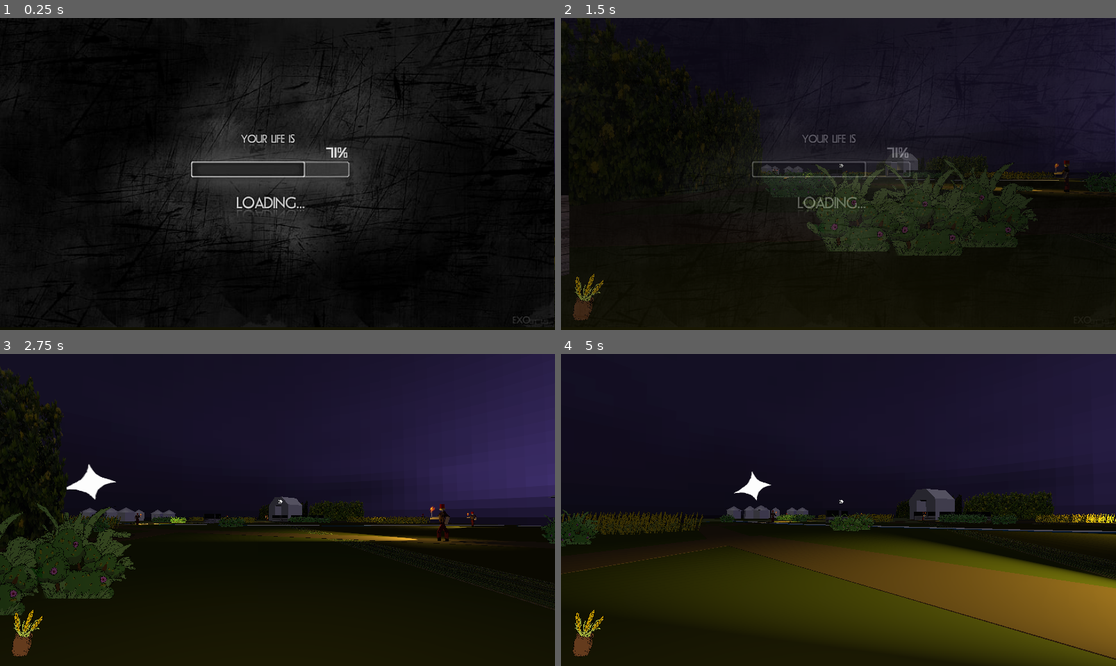
Above: before the commit, frames 1-4 (two rows, left to right).
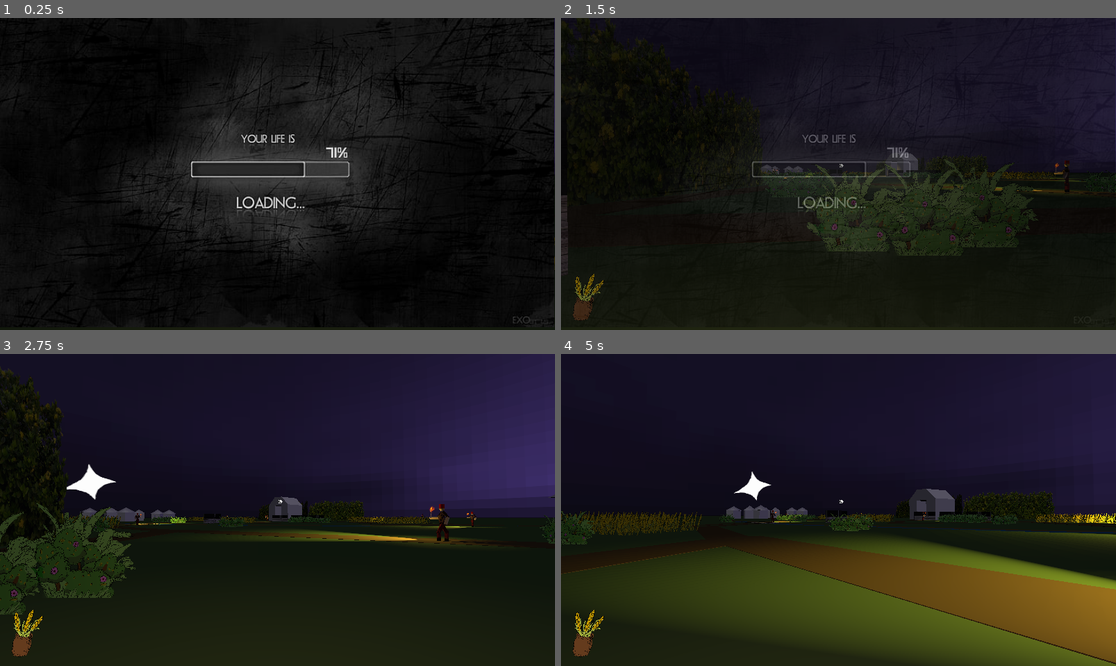
Above: after the commit, the same moments.

Repository: archiebh/RealLudumDareSerfs
Game: Godot game, scene res://Scenes/Level1.tscn
Same seed, same stepped clock (60 frames per second), same inputs: the game is played once before the commit and once after it. This scene is started directly instead of the project's main scene. Sound files missing from this copy of the repository are replaced by a short silence.
Inputs (mouse positions are in pixels of both pictures, inside the frame that each line leads up to):
- Up to frame 1 (0.25 s): no input
- Up to frame 2 (1.5 s): tap Enter at 0.5 s; move the mouse to (866, 174) at 0.52 s; hold W (forward) from 0.53 s (still down); tap Shift (crouch) at 0.6 s; tap Space (jump) at 0.77 s; move the mouse to (810, 174) at 1.27 s; right-click (810, 174) at 1.35 s
- Up to frame 3 (2.75 s): keep holding W (forward); tap Space (jump) at 1.52 s; move the mouse to (288, 503) at 2.02 s; tap Shift (crouch) at 2.1 s
- Up to frame 4 (5 s): keep holding W (forward); move the mouse to (832, 516) at 2.77 s; right-click (832, 516) at 2.85 s; tap Space (jump) at 3.02, 3.77, 4.52 s; move the mouse to (877, 513) at 3.52 s; tap Shift (crouch) at 3.6 s; move the mouse to (794, 506) at 4.27 s; right-click (794, 506) at 4.35 s

The runs differ from the first frame. In frame 2, 1.0% of the frame differs, in the area x 1-100%, y 32-81%; in frame 3, 1.5%; in frame 4, 8.2%, in the area x 0-100%, y 43-100%.

Commit message:
some infinite grass

Diff:
--- a/Scenes/Level1.tscn
+++ b/Scenes/Level1.tscn
@@ -1,8 +1,8 @@
-[gd_scene load_steps=33 format=2]
+[gd_scene load_steps=32 format=2]
 
 [ext_resource path="res://3dCC.tscn" type="PackedScene" id=1]
 [ext_resource path="res://Bush.tscn" type="PackedScene" id=2]
-[ext_resource path="res://Working Textures/garss.jpg" type="Texture" id=3]
+[ext_resource path="res://Materials/Grass.tres" type="Material" id=3]
 [ext_resource path="res://Scenes/Wheat.tscn" type="PackedScene" id=4]
 [ext_resource path="res://Working Textures/brick.jpg" type="Texture" id=5]
 [ext_resource path="res://Scenes/Guard.tscn" type="PackedScene" id=6]
@@ -19,11 +19,6 @@
 [ext_resource path="res://Materials/Path.tres" type="Material" id=17]
 [ext_resource path="res://Water.tscn" type="PackedScene" id=18]
 
-[sub_resource type="SpatialMaterial" id=3]
-albedo_texture = ExtResource( 3 )
-uv1_scale = Vector3( 0.5, 0.5, 0.5 )
-uv1_triplanar = true
-
 [sub_resource type="Curve3D" id=9]
 _data = {
 "points": PoolVector3Array( -3.28562, 0, -0.788549, 3.28562, 0, 0.788549, -101.099, 0, 17.1543, 0, 0, 0, 0, 0, 0, -84,  …(253 unchanged characters)…
@@ -101,10 +96,10 @@
 [node name="CSGBox" type="CSGBox" parent="."]
 transform = Transform( 1, 0, 0, 0, 1, 0, 0, 0, 1, -50.026, -2.34004, 5 )
 use_collision = true
-width = 150.0
+width = 1000.0
 height = 5.0
-depth = 90.0
-material = SubResource( 3 )
+depth = 1000.0
+material = ExtResource( 3 )
 
 [node name="CSGCylinder" type="CSGCylinder" parent="CSGBox"]
 transform = Transform( -1.13133e-08, -0.258819, 0.965926, 1, -4.37114e-08, 0, 4.2222e-08, 0.965926, 0.258819, -15.974, 5.34004, -5 )
@@ -112,6 +107,7 @@
 radius = 3.395
 height = 30.671
 sides = 10
+material = ExtResource( 17 )
 
 [node name="CSGCylinder2" type="CSGCylinder" parent="CSGBox"]
 transform = Transform( -1.77636e-15, -2.98023e-08, 1, 1, -4.37114e-08, 0, 4.37114e-08, 1, 2.98023e-08, -19.7664, 5.34004, 24.044 )
@@ -119,6 +115,7 @@
 radius = 3.395
 height = 30.671
 sides = 10
+material = ExtResource( 17 )
 
 [node name="CSGCylinder3" type="CSGCylinder" parent="CSGBox"]
 transform = Transform( -3.09086e-08, -0.707107, 0.707107, 1, -4.37114e-08, 0, 3.09086e-08, 0.707107, 0.707107, -29.9565, 5.34004, 49.044 )
@@ -126,6 +123,7 @@
 radius = 3.395
 height = 30.671
 sides = 10
+material = ExtResource( 17 )
 
 [node name="CSGCylinder4" type="CSGCylinder" parent="CSGBox"]
 transform = Transform( -2.18557e-08, -0.5, 0.866025, 1, -4.37114e-08, 0, 3.78552e-08, 0.866025, 0.5, -4.55619, 5.34004, -32.4618 )
@@ -133,6 +131,7 @@
 radius = 3.395
 height = 30.671
 sides = 10
+material = ExtResource( 17 )
 
 [node name="Water" parent="CSGBox" instance=ExtResource( 18 )]
 
@@ -1608,14 +1607,6 @@
 
 [node name="Bush138" parent="Bushes" instance=ExtResource( 2 )]
 transform = Transform( 0.866025, 0, -0.5, 0, 1, 0, 0.5, 0, 0.866025, -58.8585, -0.0938583, -31.8171 )
-
-[node name="CSGBox2" type="CSGBox" parent="."]
-transform = Transform( 1, 0, 0, 0, 1, 0, 0, 0, 1, -0.026001, -2.34004, -60 )
-use_collision = true
-width = 49.913
-height = 5.0
-depth = 40.0
-material = SubResource( 3 )
 
 [node name="Boundstuff" type="Spatial" parent="."]
 
--- a/Scenes/Level2.tscn
+++ b/Scenes/Level2.tscn
@@ -192,9 +192,9 @@
 [node name="CSGBox" type="CSGBox" parent="."]
 transform = Transform( 1, 0, 0, 0, 1, 0, 0, 0, 1, -50.0257, -4.70152, 0.260124 )
 use_collision = true
-width = 150.0
+width = 1000.0
 height = 9.22013
-depth = 100.0
+depth = 1000.0
 material = SubResource( 23 )
 
 [node name="CSGCylinder" type="CSGCylinder" parent="CSGBox"]
